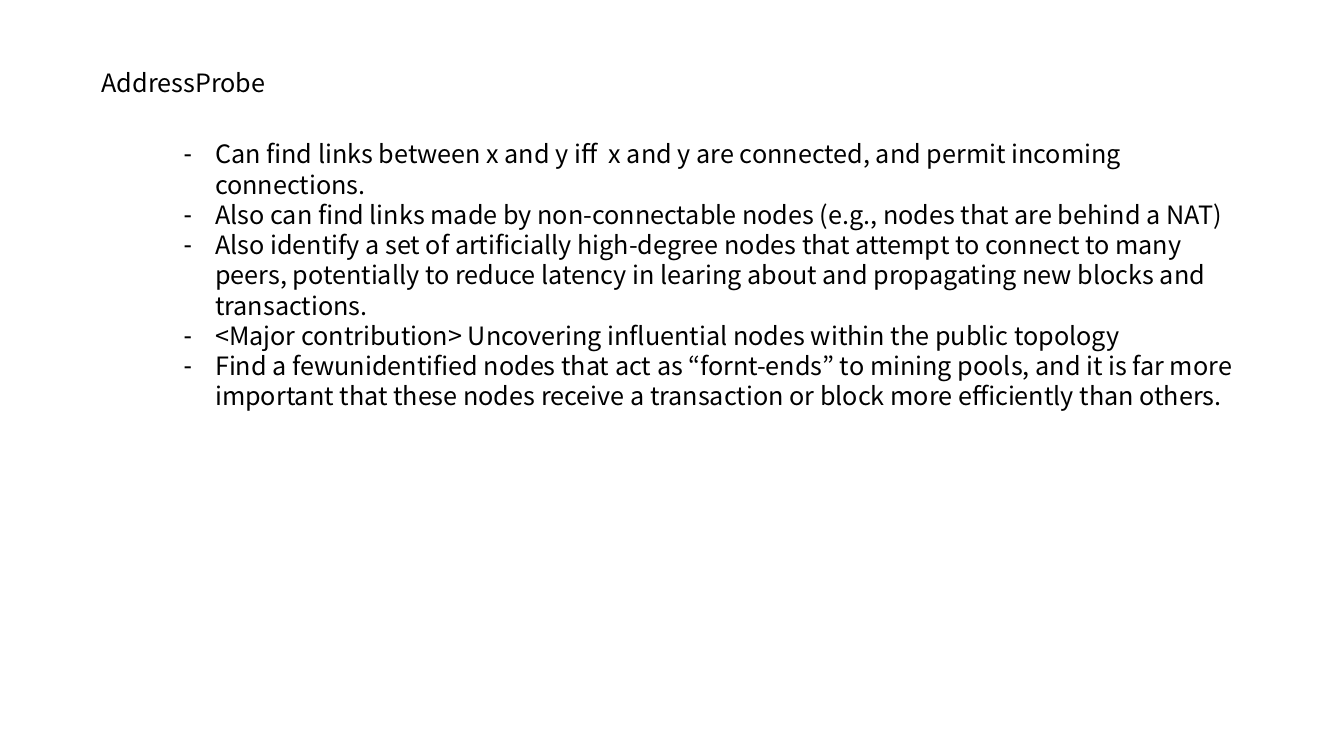
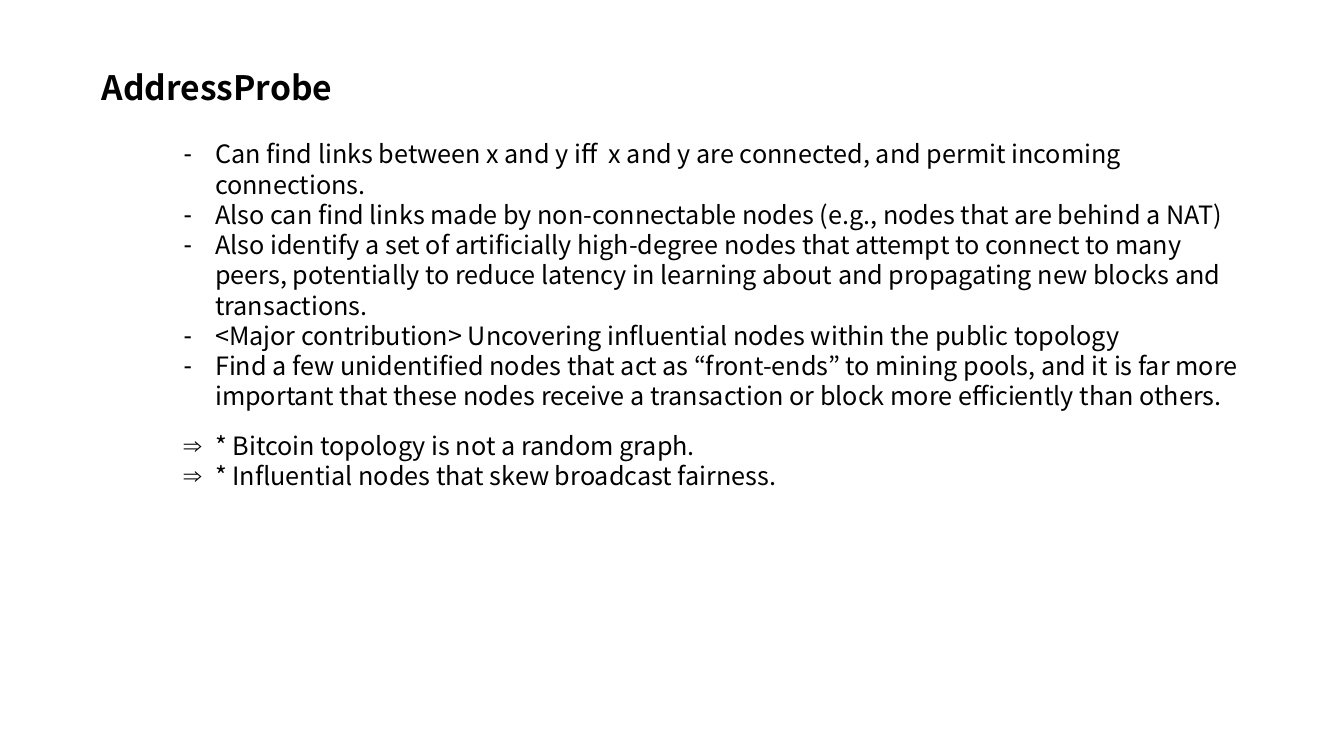
Before and after one commit to FelixSeol/paper, a slide deck: slide 3 of discovering/Discovering Bitcoin's Public topology.pptx. Drawn at 1344x756 pixels with LibreOffice and Linux fonts; fonts in the diff are those of the drawing. Boxes give left, top, right and bottom in pixels: in the first picture for what was removed or moved away, otherwise in the second. Text is boxed around its words. In the diff, an @@ line names an element or a change of style, - is before the commit and + after.

Commit message:
ppt

```diff
--- a/discovering/Discovering Bitcoin's Public topology.pptx
+++ b/discovering/Discovering Bitcoin's Public topology.pptx
@@ text "AddressProbe" at box(102, 73, 333, 101): size 18 to 24 pt, bold on @@
@@ text at box(215, 228, 1220, 316): text changed @@
-– Also identify a set of artificially high-degree nodes that attempt to connect to many peers, potentially to reduce latency in learing about and propagating new blocks and transactions.
+– Also identify a set of artificially high-degree nodes that attempt to connect to many peers, potentially to reduce latency in learning about and propagating new blocks and transactions.
@@ text at box(215, 349, 1238, 411): text changed @@
-– Find a fewunidentified nodes that act as “fornt-ends” to mining pools, and it is far more important that these nodes receive a transaction or block more efficiently than others.
+– Find a few unidentified nodes that act as “front-ends” to mining pools, and it is far more important that these nodes receive a transaction or block more efficiently than others.
@@ text added at box(233, 435, 776, 486), 18 pt, text #000000 @@
+⇒ * Bitcoin topology is not a random graph.
+⇒ * Influential nodes that skew broadcast fairness.
```
Also in this commit, not shown: 5 slides added, 1 other file.
